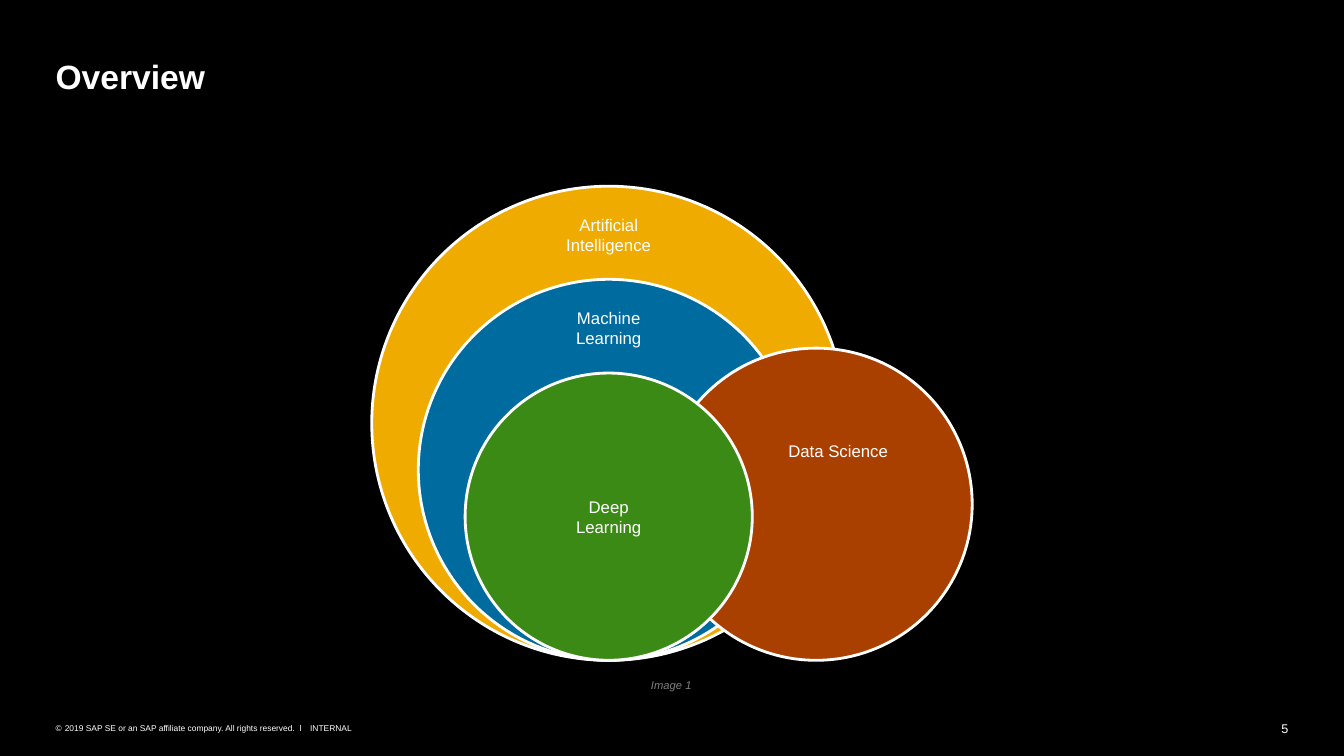
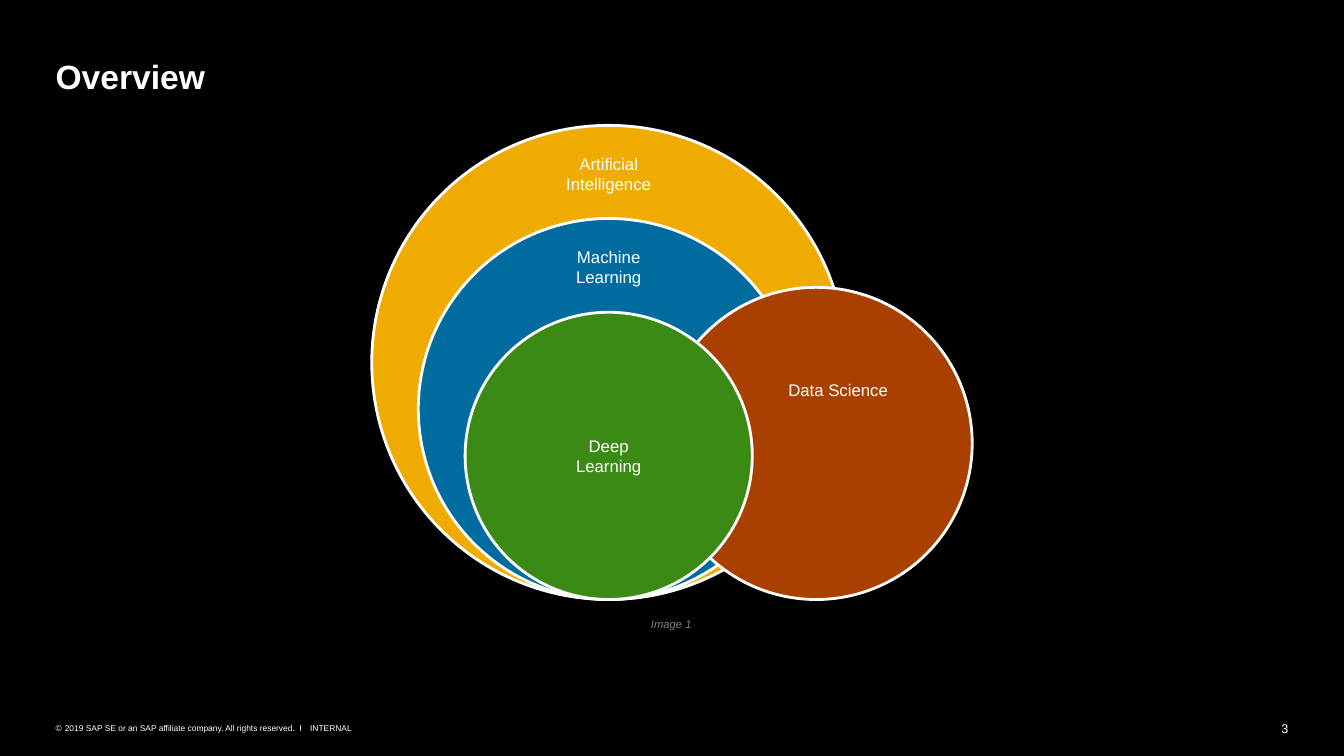
Before and after one commit to SherwinVarghese/Machine-Learning-TechknowSchool, a slide deck: slide 3 of Intro To ML and Data Science/Overview.pptx (slide 5 before the commit). Drawn at 1344x756 pixels with LibreOffice and Linux fonts; fonts in the diff are those of the drawing. Boxes give left, top, right and bottom in pixels: in the first picture for what was removed or moved away, otherwise in the second. Text is boxed around its words. In the diff, an @@ line names an element or a change of style, - is before the commit and + after.

Commit message:
Updated Overview PPT

```diff
--- a/Intro To ML and Data Science/Overview.pptx
+++ b/Intro To ML and Data Science/Overview.pptx
@@ 5 texts, 4 ellipses: place and size @@
-5 texts, 4 ellipses at [372,186,972,691]
+5 texts, 4 ellipses at [372,125,972,630]
@@ page number at [1281,724,1288,733]: text changed @@
-5
+3
```
Also in this commit, not shown: 9 other slides changed, 3 slides added, 3 slides removed.
